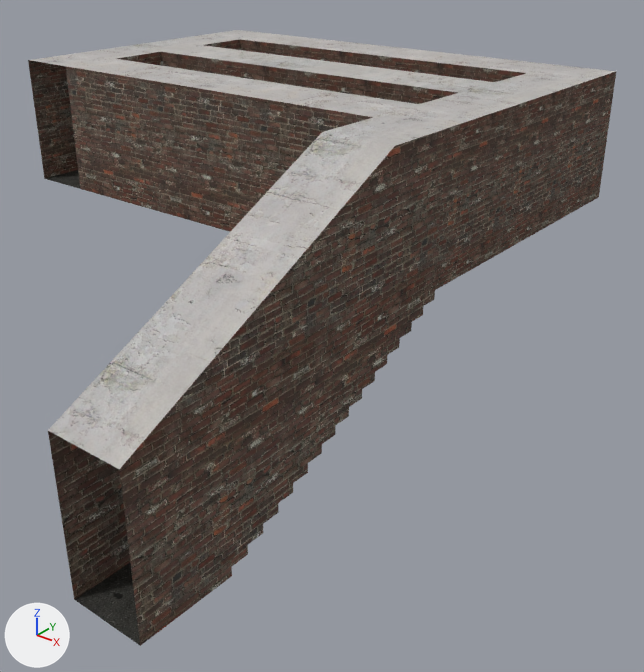
The Blender file art/map6.blend as it was, and as the next commit left it.
Camera for both pictures: a camera (50 mm lens) standing at (13.31, -9.88, 2.33) and looking at (5.79, -0.49, -3.49). Arrows for +X, +Y and +Z are at lower left; the lights stay in place.

In view in the first picture: 'map6'.
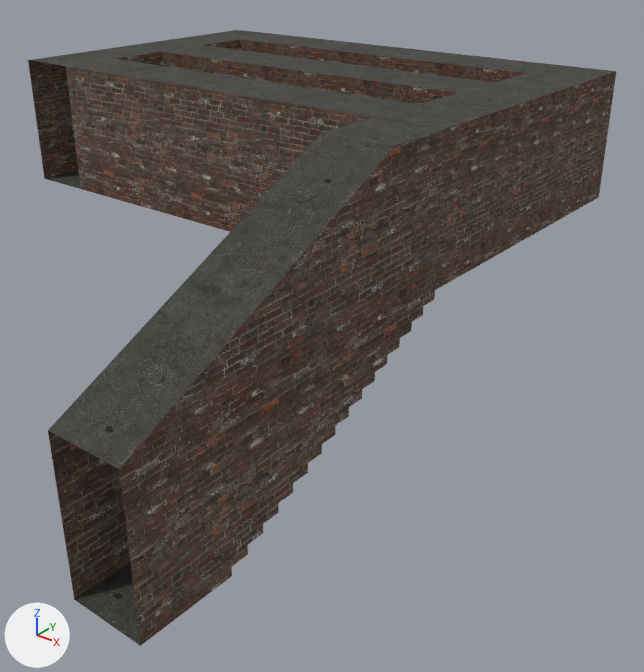
Pixel boxes [x1, y1, x2, y2] of what changed, in the pictures (644 x 672 px):
```json
{"part": 1, "of": "me_map6", "change": "recoloured", "before": [30, 30, 616, 469], "after": [30, 30, 616, 469]}
```

Scene script edits in JSON lines:
```json
{"block": "me_map6", "where": "me_map6.from_pydata(...)  # 106 vertices, 71 faces; spans x 0.0..8.0, y -4.0..0.0, z -4.0..6.0"}
{"block": "me_map6", "where": "# used by ob_map6; location = (0.0, 0.0, 0.0); rotation_euler = (1.571, 0.0, 0.0), in degrees (90, 0, 0)"}
{"block": "me_map6", "change": "me_map6 part 1: all 11 faces that had it switch from mat_celing (picture img_white_jpg) to mat_floor (picture img_concretefloor_jpg)"}
```
